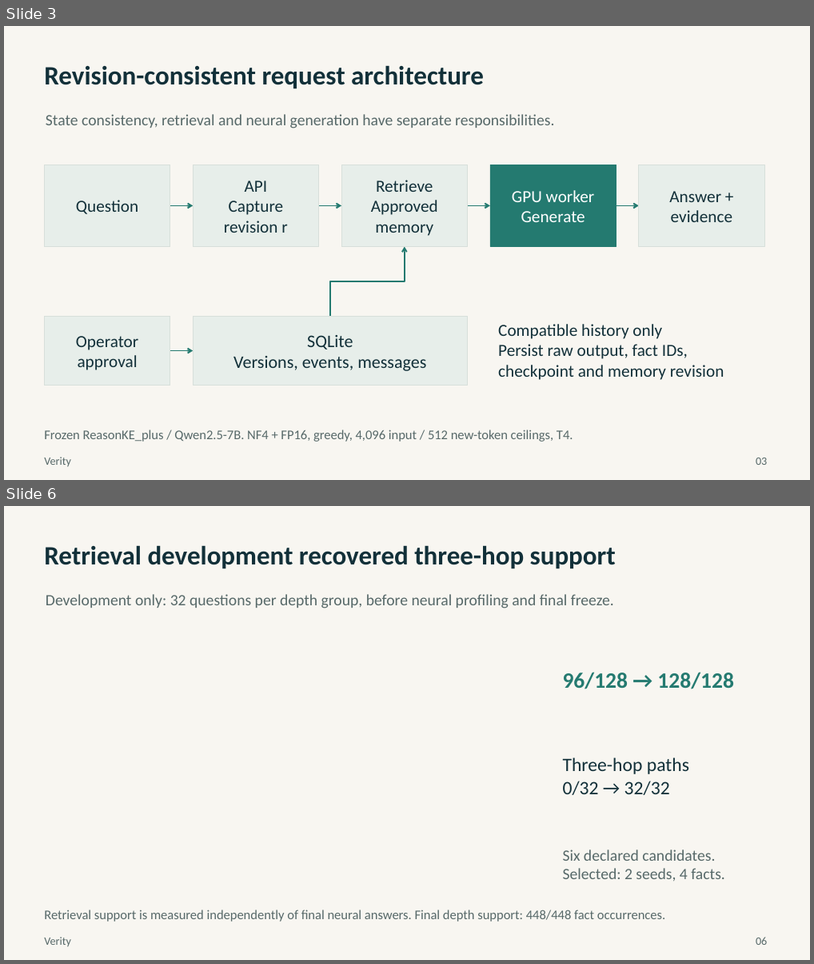
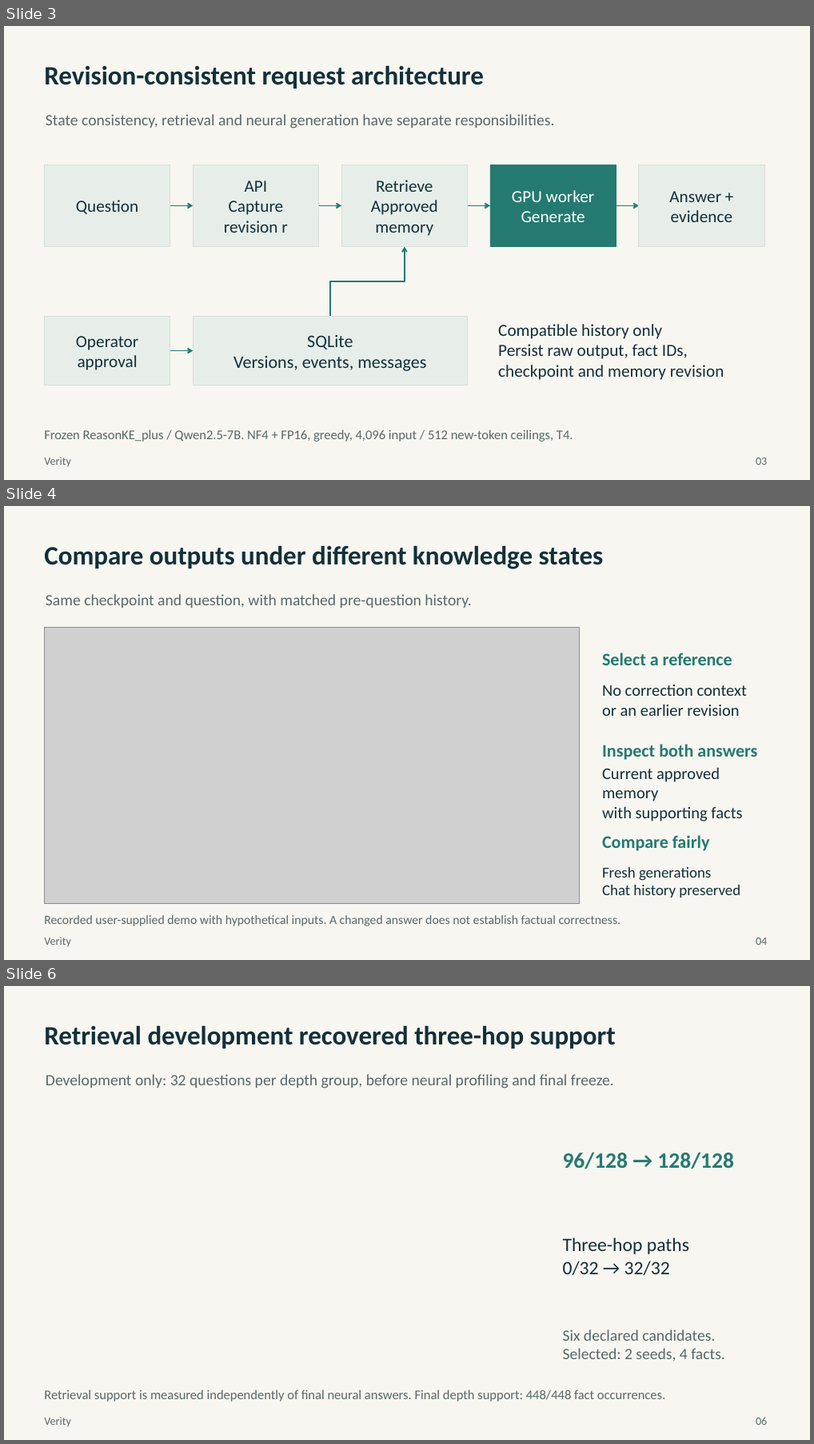
Before and after one commit to ShivamRaghav7/verity, a slide deck: output/presentation/sec.pptx. Shown one above the other, each under a label of ours: slides 3 and 6 before the commit, slides 3, 4 and 6 after it; the slides between them are not shown. The pictures are 814x964 and 814x1444 pixels, drawn with LibreOffice and Linux fonts; fonts in the diff are those of the drawing; grey boxes stand for pictures. Boxes give left, top, right and bottom in pixels: in the first picture for what was removed or moved away, otherwise in the second. Text is boxed around its words. In the diff, an @@ line names an element or a change of style, - is before the commit and + after.

Commit message:
Preserve user deck and add sourced retrieval trace and output comparison

```diff
--- a/output/presentation/sec.pptx
+++ b/output/presentation/sec.pptx
@@ slide 4 added at (4,506,810,960), background #F8F6F1 @@
@@ text added at (44,545,604,569), 31.5 pt, text #123039, bold @@
+Compare outputs under different knowledge states
@@ text added at (46,594,472,608), 18.8 pt, text #576969 @@
+Same checkpoint and question, with matched pre-question history.
@@ picture added at (45,627,580,903) @@
@@ text added at (602,652,733,665), 21 pt, text #247A70, bold @@
+Select a reference
@@ text added at (602,684,747,716), 19.5 pt, text #123039 @@
+No correction context
+or an earlier revision
@@ text added at (602,744,758,760), 21 pt, text #247A70, bold @@
+Inspect both answers
@@ text added at (602,767,742,821), 19.5 pt, text #123039 @@
+Current approved memory
+with supporting facts
@@ text added at (602,835,710,851), 21 pt, text #247A70, bold @@
+Compare fairly
@@ text added at (602,867,741,897), 18 pt, text #123039 @@
+Fresh generations
+Chat history preserved
@@ text added at (44,936,71,947), 13.5 pt, text #576969 @@
+Verity
@@ text added at (44,915,622,926), 15 pt, text #576969 @@
+Recorded user-supplied demo with hypothetical inputs. A changed answer does not establish factual correctness.
@@ text added at (756,937,767,944), 13.5 pt, text #576969 @@
+04
```
Also in this commit, not shown: 3 slides changed, 1 slide removed, 2 other files.
